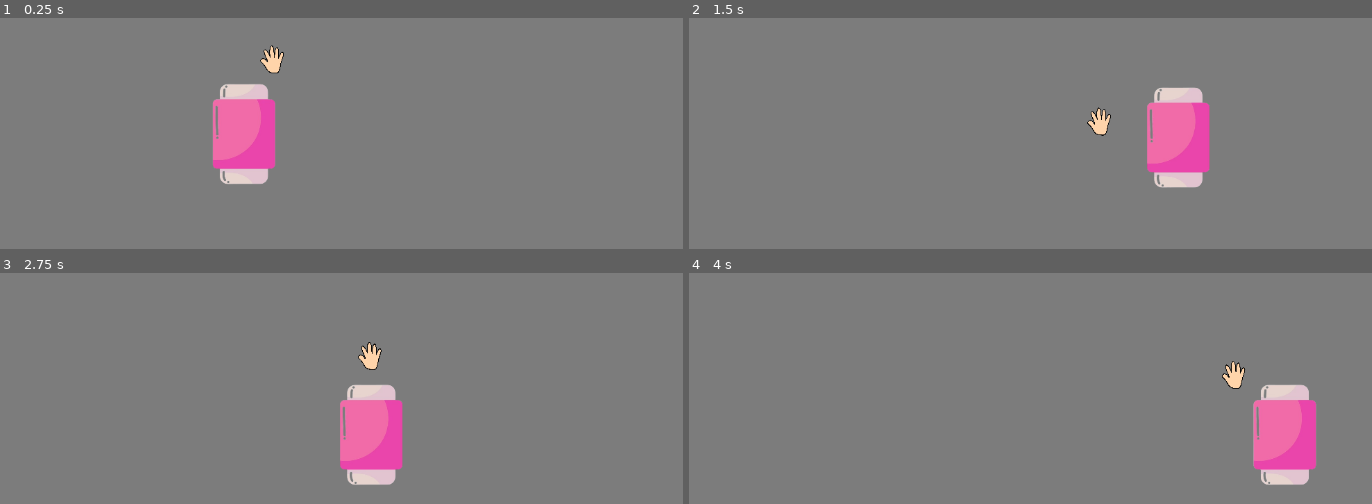
Above: before the commit, frames 1-4 (two rows, left to right).
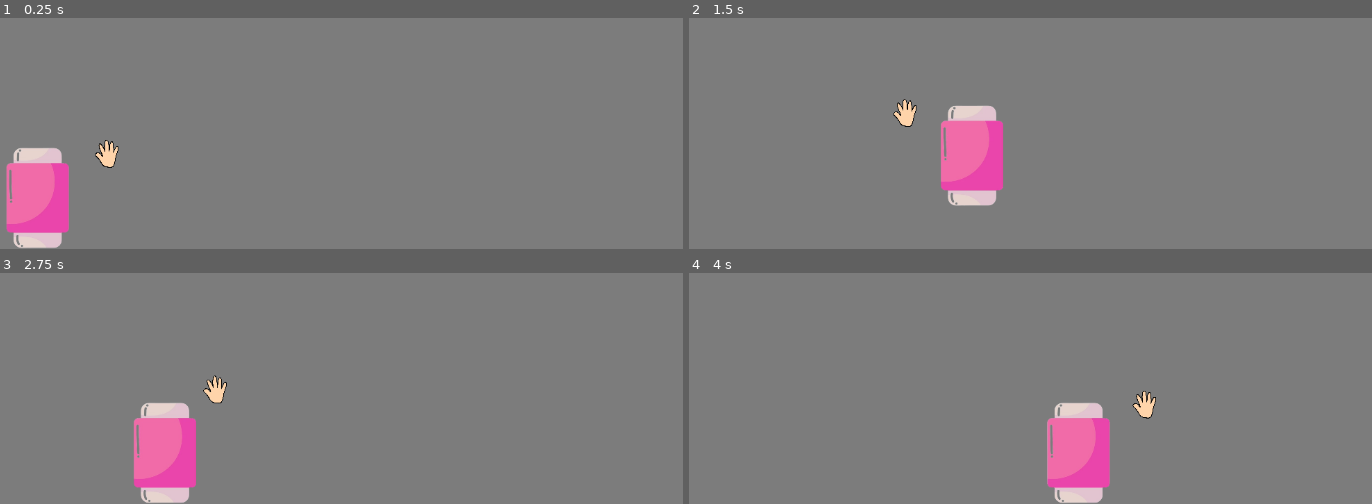
Above: after the commit, the same moments.

Repository: PH1LIPPUS/JoaoBorracha
Game: Godot game, scene res://node_2d.tscn
Two runs of this game, one before a commit and one after it. Both use one fixed random seed, a clock stepped at 60 frames per second and the inputs below. This scene is started directly instead of the project's main scene.
Inputs (mouse positions are in pixels of both pictures, inside the frame that each line leads up to):
- Up to frame 1 (0.25 s): no input
- Up to frame 2 (1.5 s): move the mouse to (outside the picture) at 0.52 s; hold Shift (sprint) 0.53-1.28 s; hold D (right) from 0.53 s (still down); tap W (up) at 0.77 s; move the mouse to (811, 45) at 1.27 s; tap Shift (sprint) at 1.35 s
- Up to frame 3 (2.75 s): tap W (up) at 1.52 s; move the mouse to (outside the picture) at 2.02 s; release D (right) at 2.03 s; hold A (left) from 2.03 s (still down); hold Shift (sprint) from 2.03 s (still down)
- Up to frame 4 (4 s): move the mouse to (934, 370) at 2.77 s; release A (left) at 2.78 s; release Shift (sprint) at 2.78 s; hold D (right) from 2.78 s (still down); tap Shift (sprint) at 2.85 s; tap W (up) at 3.02, 3.77 s; move the mouse to (1214, 346) at 3.52 s; hold Shift (sprint) from 3.53 s (still down)

The runs differ from the first frame. In frame 1, 7.7% of the frame differs, in the area x 0-42%, y 11-100%; in frame 2, 7.7%; in frame 3, 7.7%; in frame 4, 7.8%, in the area x 52-92%, y 38-100%.

Commit message:
Barra de vida pasta

Diff:
--- a/joão-borracha/Player/player.tscn
+++ b/joão-borracha/Player/player.tscn
@@ -1,11 +1,223 @@
-[gd_scene load_steps=5 format=3 uid="uid://b3koslma6spkr"]
+[gd_scene load_steps=57 format=3 uid="uid://b3koslma6spkr"]
 
 [ext_resource type="Texture2D" uid="uid://cqh4eska8r7iv" path="res://Player/Player Sprits/borracha.png" id="1_4flbx"]
 [ext_resource type="Script" uid="uid://tnje6u8fsn07" path="res://Player/player.gd" id="1_i3pqv"]
 [ext_resource type="Texture2D" uid="uid://cpjaoph37eqg1" path="res://Player/Player Sprits/mao.png" id="3_hqtel"]
+[ext_resource type="Texture2D" uid="uid://cvf7884o8320f" path="res://Player/Barra de vida/0.png" id="4_ghd3c"]
+[ext_resource type="Texture2D" uid="uid://dmthcy1e03ybw" path="res://Player/Barra de vida/1.png" id="5_tea4v"]
+[ext_resource type="Texture2D" uid="uid://csdjjxcyekv50" path="res://Player/Barra de vida/2.png" id="6_htm5v"]
+[ext_resource type="Texture2D" uid="uid://blva4waha2i88" path="res://Player/Barra de vida/3.png" id="7_k5lso"]
+[ext_resource type="Texture2D" uid="uid://u5vl8336evn3" path="res://Player/Barra de vida/4.png" id="8_rgyuq"]
+[ext_resource type="Texture2D" uid="uid://y784giww7ko5" path="res://Player/Barra de vida/5.png" id="9_pnkso"]
+[ext_resource type="Texture2D" uid="uid://cvw3qldhwg7qg" path="res://Player/Barra de vida/6.png" id="10_kdbu6"]
+[ext_resource type="Texture2D" uid="uid://flvtv8nfji8e" path="res://Player/Barra de vida/7.png" id="11_ktlni"]
+[ext_resource type="Texture2D" uid="uid://psov2h4sut0" path="res://Player/Barra de vida/8.png" id="12_knoy1"]
+[ext_resource type="Texture2D" uid="uid://cichlv0bgiii6" path="res://Player/Barra de vida/9.png" id="13_wxx1a"]
+[ext_resource type="Texture2D" uid="uid://bet5j173lwuc" path="res://Player/Barra de vida/10.png" id="14_6kee4"]
+[ext_resource type="Texture2D" uid="uid://d4gs75bpr07p0" path="res://Player/Barra de vida/11.png" id="15_yarqk"]
+[ext_resource type="Texture2D" uid="uid://dd7kb68050jdu" path="res://Player/Barra de vida/12.png" id="16_ns2jh"]
+[ext_resource type="Texture2D" uid="uid://b7441tsomtr1w" path="res://Player/Barra de vida/13.png" id="17_pwrp6"]
+[ext_resource type="Texture2D" uid="uid://dcc5tqyr7xn4g" path="res://Player/Barra de vida/14.png" id="18_qh5jn"]
+[ext_resource type="Texture2D" uid="uid://tjqg85ggjou4" path="res://Player/Barra de vida/15.png" id="19_b8amp"]
+[ext_resource type="Texture2D" uid="uid://d0l0ugpm8ry5" path="res://Player/Barra de vida/16.png" id="20_t6vuh"]
+[ext_resource type="Texture2D" uid="uid://cwflynq5n0t6x" path="res://Player/Barra de vida/17.png" id="21_sbtcc"]
+[ext_resource type="Texture2D" uid="uid://qe3u7n733ek5" path="res://Player/Barra de vida/18.png" id="22_t504k"]
+[ext_resource type="Texture2D" uid="uid://bsnwjj1aalqwc" path="res://Player/Barra de vida/19.png" id="23_kr18m"]
+[ext_resource type="Texture2D" uid="uid://p40bykxa76sg" path="res://Player/Barra de vida/20.png" id="24_1atlg"]
+[ext_resource type="Texture2D" uid="uid://bijmyikci55fe" path="res://Player/Barra de vida/21.png" id="25_6su7r"]
+[ext_resource type="Texture2D" uid="uid://dfd0fqiwb2kjh" path="res://Player/Barra de vida/22.png" id="26_vnrp7"]
+[ext_resource type="Texture2D" uid="uid://kcfj5dpgusfk" path="res://Player/Barra de vida/23.png" id="27_lpurb"]
+[ext_resource type="Texture2D" uid="uid://m62n62a1cmp3" path="res://Player/Barra de vida/24.png" id="28_1eljn"]
+[ext_resource type="Texture2D" uid="uid://djx8t3joily2m" path="res://Player/Barra de vida/25.png" id="29_ev65a"]
+[ext_resource type="Texture2D" uid="uid://fhubp7issshq" path="res://Player/Barra de vida/26.png" id="30_x6xum"]
+[ext_resource type="Texture2D" uid="uid://p8hcg063nl8o" path="res://Player/Barra de vida/27.png" id="31_348jt"]
+[ext_resource type="Texture2D" uid="uid://caqxhemgl0rd" path="res://Player/Barra de vida/28.png" id="32_arrae"]
+[ext_resource type="Texture2D" uid="uid://dlhe8fux34fua" path="res://Player/Barra de vida/29.png" id="33_mw4gm"]
+[ext_resource type="Texture2D" uid="uid://bwy4yanpki0aj" path="res://Player/Barra de vida/30.png" id="34_nu2a5"]
+[ext_resource type="Texture2D" uid="uid://cxhmj80agmgdf" path="res://Player/Barra de vida/31.png" id="35_1cvcb"]
+[ext_resource type="Texture2D" uid="uid://bc3rfe7bajjc4" path="res://Player/Barra de vida/32.png" id="36_e03cm"]
+[ext_resource type="Texture2D" uid="uid://mor764hbql47" path="res://Player/Barra de vida/33.png" id="37_f5mc5"]
+[ext_resource type="Texture2D" uid="uid://ddarft5kvn0d4" path="res://Player/Barra de vida/34.png" id="38_qwb36"]
+[ext_resource type="Texture2D" uid="uid://ifrs53uvf1fb" path="res://Player/Barra de vida/35.png" id="39_qdg3g"]
+[ext_resource type="Texture2D" uid="uid://w81yc7kr2m4f" path="res://Player/Barra de vida/36.png" id="40_4jv6s"]
+[ext_resource type="Texture2D" uid="uid://d28s5gdxrjhtc" path="res://Player/Barra de vida/37.png" id="41_1gokt"]
+[ext_resource type="Texture2D" uid="uid://dxnqu82aostme" path="res://Player/Barra de vida/38.png" id="42_w5rp0"]
+[ext_resource type="Texture2D" uid="uid://1so4fg2nnrts" path="res://Player/Barra de vida/39.png" id="43_ynv3r"]
+[ext_resource type="Texture2D" uid="uid://bwd4hopbkklxe" path="res://Player/Barra de vida/40.png" id="44_kq3jb"]
+[ext_resource type="Texture2D" uid="uid://b6n7llmd3tane" path="res://Player/Barra de vida/41.png" id="45_1pyop"]
+[ext_resource type="Texture2D" uid="uid://q20tf7o15ogr" path="res://Player/Barra de vida/42.png" id="46_ay0fi"]
+[ext_resource type="Texture2D" uid="uid://2yvt4tl736mh" path="res://Player/Barra de vida/43.png" id="47_hmxgd"]
+[ext_resource type="Texture2D" uid="uid://7mgqdg3813m8" path="res://Player/Barra de vida/44.png" id="48_cq5v8"]
+[ext_resource type="Texture2D" uid="uid://cqmxtnnmh0xut" path="res://Player/Barra de vida/45.png" id="49_fm5nm"]
+[ext_resource type="Texture2D" uid="uid://peti4ynrxp08" path="res://Player/Barra de vida/46.png" id="50_c4oyh"]
+[ext_resource type="Texture2D" uid="uid://bni087v6d2yra" path="res://Player/Barra de vida/47.png" id="51_p4dcl"]
+[ext_resource type="Texture2D" uid="uid://dx28yqbmna0ly" path="res://Player/Barra de vida/48.png" id="52_y7oqx"]
+[ext_resource type="Texture2D" uid="uid://dlmm2kp6tf76r" path="res://Player/Barra de vida/49.png" id="53_hd7b1"]
+[ext_resource type="Texture2D" uid="uid://iik8xikqsraj" path="res://Player/Barra de vida/50.png" id="54_6rexp"]
 
 [sub_resource type="RectangleShape2D" id="RectangleShape2D_onrkg"]
 size = Vector2(21, 35)
+
+[sub_resource type="SpriteFrames" id="SpriteFrames_3tc2c"]
+animations = [{
+"frames": [{
+"duration": 1.0,
+"texture": ExtResource("4_ghd3c")
+}, {
+"duration": 1.0,
+"texture": ExtResource("5_tea4v")
+}, {
+"duration": 1.0,
+"texture": ExtResource("6_htm5v")
+}, {
+"duration": 1.0,
+"texture": ExtResource("7_k5lso")
+}, {
+"duration": 1.0,
+"texture": ExtResource("8_rgyuq")
+}, {
+"duration": 1.0,
+"texture": ExtResource("9_pnkso")
+}, {
+"duration": 1.0,
+"texture": ExtResource("10_kdbu6")
+}, {
+"duration": 1.0,
+"texture": ExtResource("11_ktlni")
+}, {
+"duration": 1.0,
+"texture": ExtResource("12_knoy1")
+}, {
+"duration": 1.0,
+"texture": ExtResource("13_wxx1a")
+}, {
+"duration": 1.0,
+"texture": ExtResource("14_6kee4")
+}, {
+"duration": 1.0,
+"texture": ExtResource("15_yarqk")
+}, {
+"duration": 1.0,
+"texture": ExtResource("16_ns2jh")
+}, {
+"duration": 1.0,
+"texture": ExtResource("17_pwrp6")
+}, {
+"duration": 1.0,
+"texture": ExtResource("18_qh5jn")
+}, {
+"duration": 1.0,
+"texture": ExtResource("19_b8amp")
+}, {
+"duration": 1.0,
+"texture": ExtResource("20_t6vuh")
+}, {
+"duration": 1.0,
+"texture": ExtResource("21_sbtcc")
+}, {
+"duration": 1.0,
+"texture": ExtResource("22_t504k")
+}, {
+"duration": 1.0,
+"texture": ExtResource("23_kr18m")
+}, {
+"duration": 1.0,
+"texture": ExtResource("24_1atlg")
+}, {
+"duration": 1.0,
+"texture": ExtResource("25_6su7r")
+}, {
+"duration": 1.0,
+"texture": ExtResource("26_vnrp7")
+}, {
+"duration": 1.0,
+"texture": ExtResource("27_lpurb")
+}, {
+"duration": 1.0,
+"texture": ExtResource("28_1eljn")
+}, {
+"duration": 1.0,
+"texture": ExtResource("29_ev65a")
+}, {
+"duration": 1.0,
+"texture": ExtResource("30_x6xum")
+}, {
+"duration": 1.0,
+"texture": ExtResource("31_348jt")
+}, {
+"duration": 1.0,
+"texture": ExtResource("32_arrae")
+}, {
+"duration": 1.0,
+"texture": ExtResource("33_mw4gm")
+}, {
+"duration": 1.0,
+"texture": ExtResource("34_nu2a5")
+}, {
+"duration": 1.0,
+"texture": ExtResource("35_1cvcb")
+}, {
+"duration": 1.0,
+"texture": ExtResource("36_e03cm")
+}, {
+"duration": 1.0,
+"texture": ExtResource("37_f5mc5")
+}, {
+"duration": 1.0,
+"texture": ExtResource("38_qwb36")
+}, {
+"duration": 1.0,
+"texture": ExtResource("39_qdg3g")
+}, {
+"duration": 1.0,
+"texture": ExtResource("40_4jv6s")
+}, {
+"duration": 1.0,
+"texture": ExtResource("41_1gokt")
+}, {
+"duration": 1.0,
+"texture": ExtResource("42_w5rp0")
+}, {
+"duration": 1.0,
+"texture": ExtResource("43_ynv3r")
+}, {
+"duration": 1.0,
+"texture": ExtResource("44_kq3jb")
+}, {
+"duration": 1.0,
+"texture": ExtResource("45_1pyop")
+}, {
+"duration": 1.0,
+"texture": ExtResource("46_ay0fi")
+}, {
+"duration": 1.0,
+"texture": ExtResource("47_hmxgd")
+}, {
+"duration": 1.0,
+"texture": ExtResource("48_cq5v8")
+}, {
+"duration": 1.0,
+"texture": ExtResource("49_fm5nm")
+}, {
+"duration": 1.0,
+"texture": ExtResource("50_c4oyh")
+}, {
+"duration": 1.0,
+"texture": ExtResource("51_p4dcl")
+}, {
+"duration": 1.0,
+"texture": ExtResource("52_y7oqx")
+}, {
+"duration": 1.0,
+"texture": ExtResource("53_hd7b1")
+}, {
+"duration": 1.0,
+"texture": ExtResource("54_6rexp")
+}],
+"loop": true,
+"name": &"barra de vida",
+"speed": 5.0
+}]
 
 [node name="Player" type="CharacterBody2D"]
 script = ExtResource("1_i3pqv")
@@ -28,4 +240,12 @@
 
 [node name="Barra de vida" type="CanvasLayer" parent="."]
 
+[node name="AnimatedSprite2D" type="AnimatedSprite2D" parent="Barra de vida"]
+position = Vector2(216.5, 32)
+scale = Vector2(3.9537, 5.6)
+sprite_frames = SubResource("SpriteFrames_3tc2c")
+animation = &"barra de vida"
+frame = 4
+frame_progress = 0.227885
+
 [node name="Barra de Stamina" type="CanvasLayer" parent="."]
--- a/joão-borracha/node_2d.tscn
+++ b/joão-borracha/node_2d.tscn
@@ -13,12 +13,12 @@
 color = Color(0.485703, 0.485704, 0.485703, 1)
 
 [node name="Player" parent="." instance=ExtResource("1_wtcfe")]
-position = Vector2(522, 455)
+position = Vector2(225, 568)
 scale = Vector2(4, 4)
 
 [node name="StaticBody2D" type="StaticBody2D" parent="."]
 position = Vector2(556, 555)
 
 [node name="CollisionShape2D2" type="CollisionShape2D" parent="StaticBody2D"]
-position = Vector2(59.75, 74)
+position = Vector2(26, 100)
 shape = SubResource("RectangleShape2D_0e48y")
